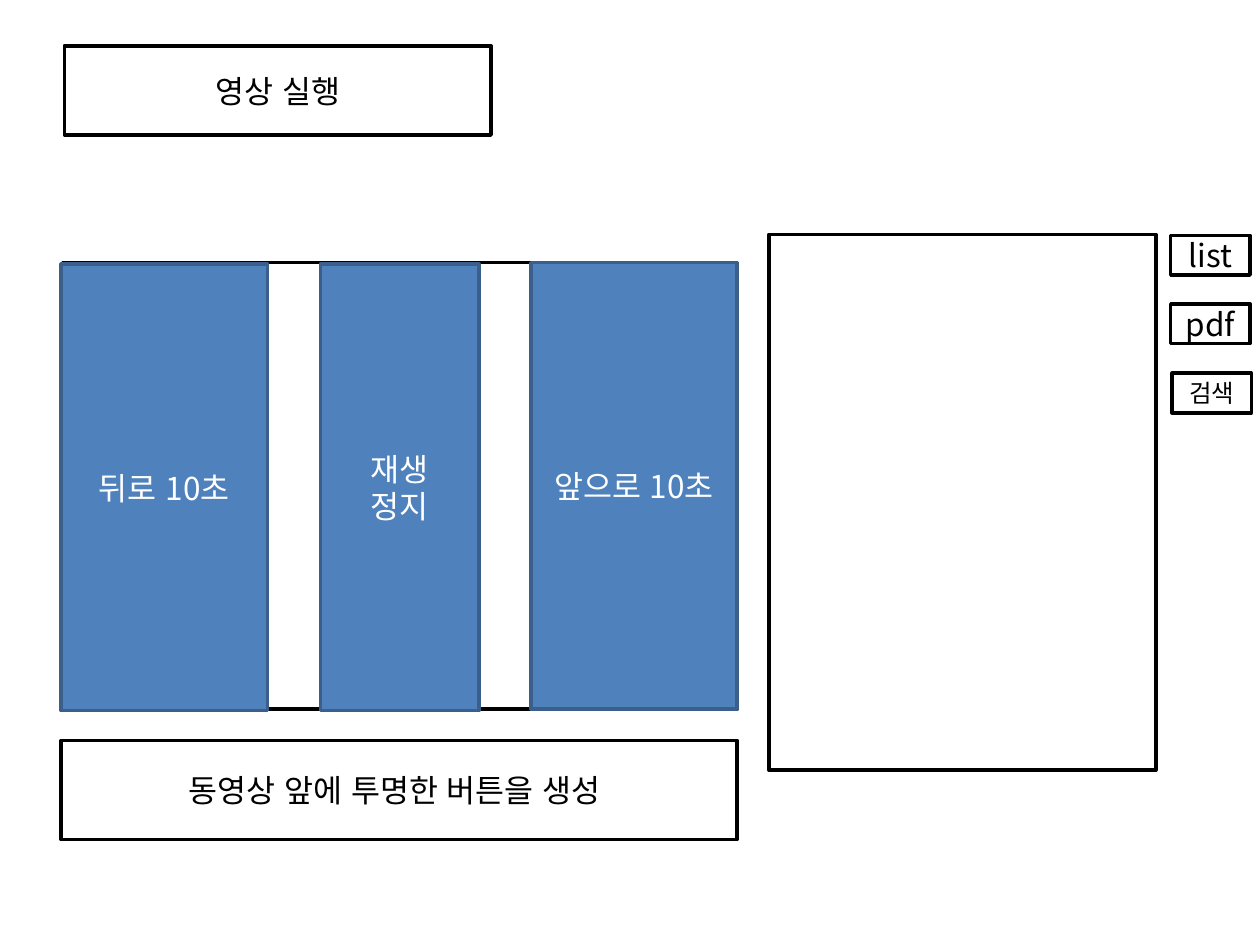
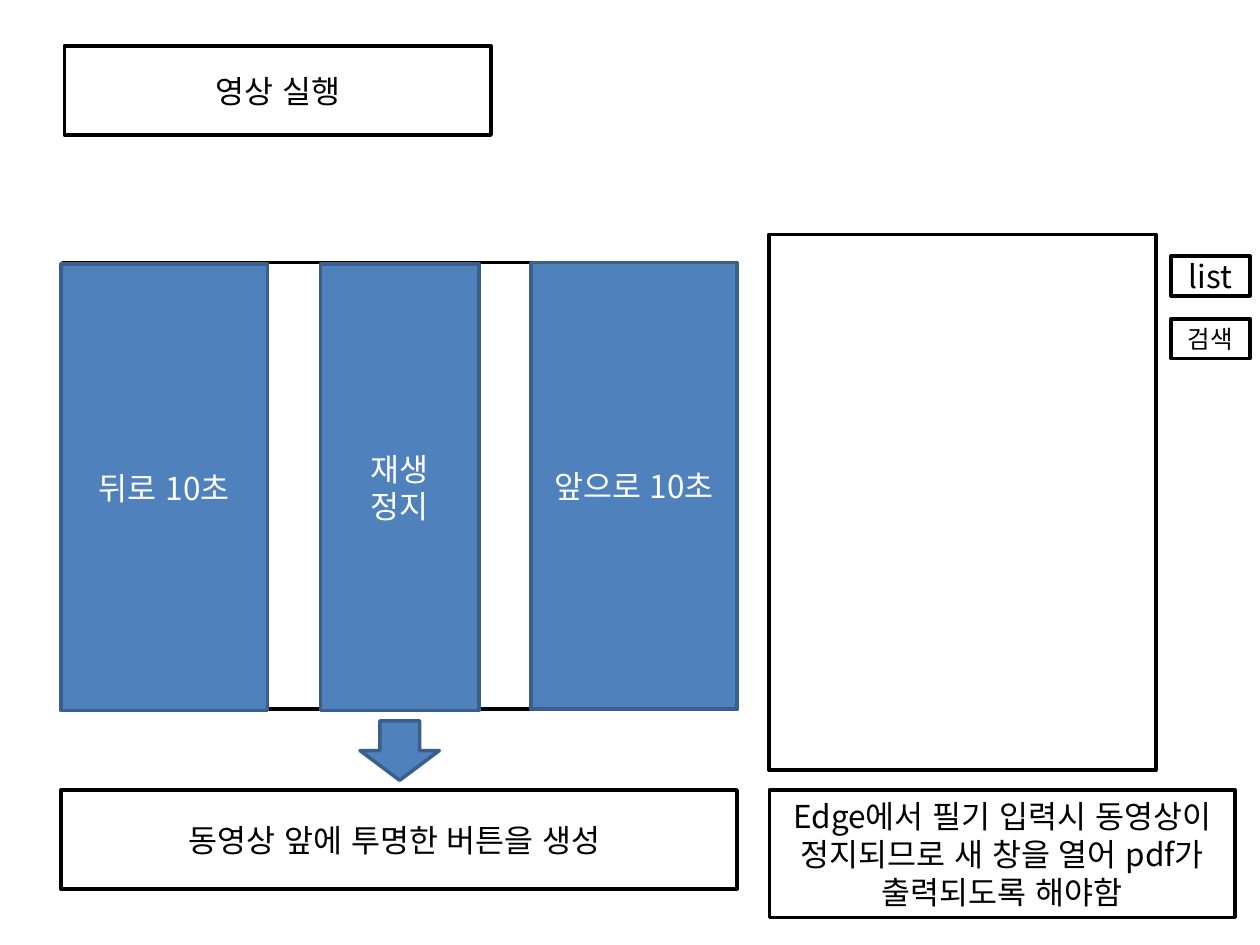
Before and after one commit to hwangintae/pepco_server, a slide deck: slide 4 of 0. document/Requirements180718.pptx. Drawn at 1260x945 pixels with LibreOffice and Linux fonts; fonts in the diff are those of the drawing. Boxes give left, top, right and bottom in pixels: in the first picture for what was removed or moved away, otherwise in the second. Text is boxed around its words. In the diff, an @@ line names an element or a change of style, - is before the commit and + after.

```diff
--- a/0. document/Requirements180718.pptx
+++ b/0. document/Requirements180718.pptx
@@ rectangle "list": place and size @@
-rectangle "list" at <box>1171,236,1250,275</box>
+rectangle "list" at <box>1171,256,1250,295</box>
@@ rectangle "검색": place and size @@
-rectangle "검색" at <box>1172,373,1251,412</box>
+rectangle "검색" at <box>1171,319,1250,358</box>
@@ rectangle removed at <box>1171,304,1250,343</box> @@
-pdf
@@ down arrow added at <box>360,721,440,780</box>, fill #4F81BD, outline #3A5F8C 2 pt @@
@@ rectangle "동영상 앞에 투명한 버튼을 생성": place and size @@
-rectangle "동영상 앞에 투명한 버튼을 생성" at <box>62,741,737,840</box>
+rectangle "동영상 앞에 투명한 버튼을 생성" at <box>62,790,737,890</box>
@@ rectangle added at <box>770,790,1236,917</box>, fill #FFFFFF, outline #000000 2 pt, 18 pt, text #000000 @@
+Edge에서 필기 입력시 동영상이 정지되므로 새 창을 열어 pdf가 출력되도록 해야함
```
Also in this commit, not shown: 2 slides added, 1 slide removed.
